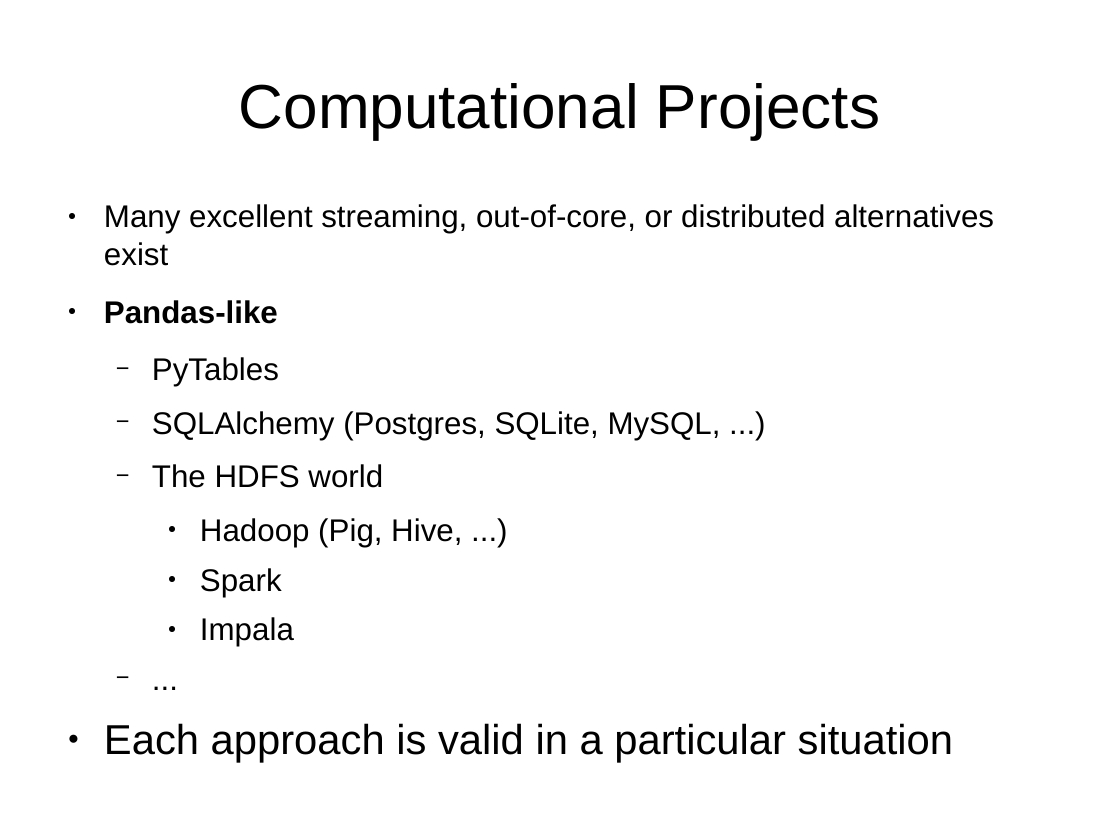
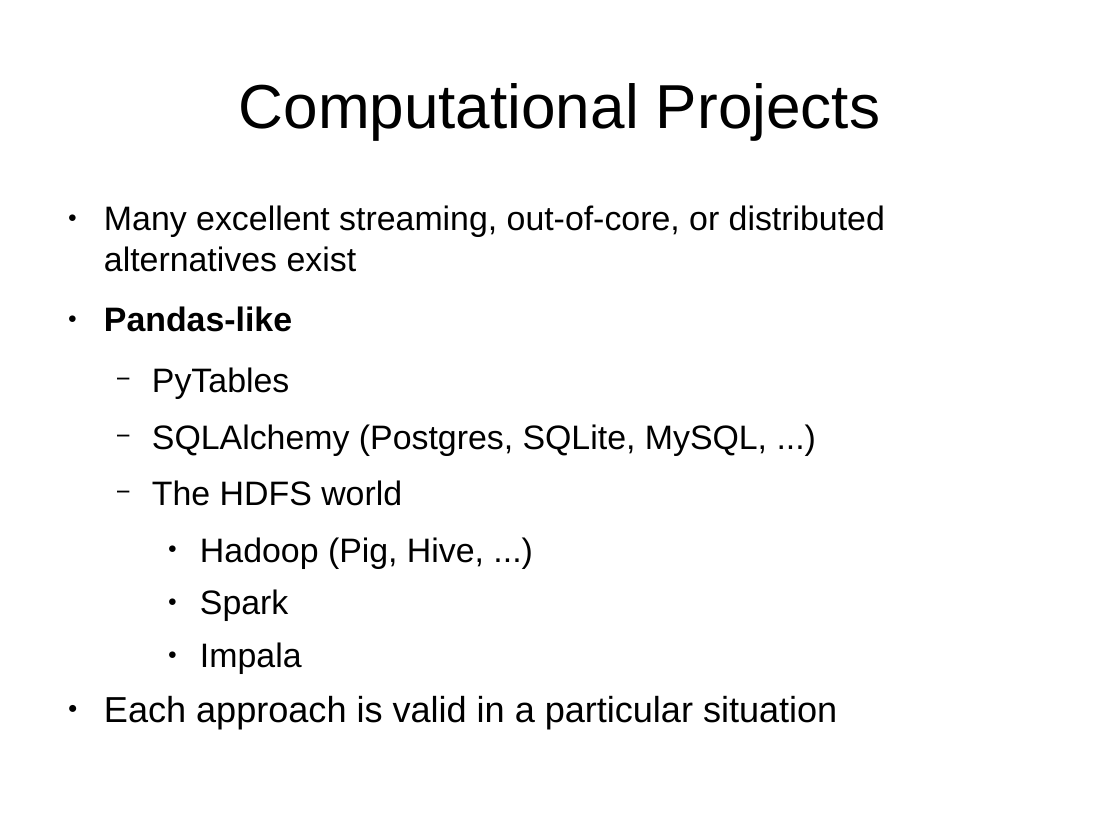
Before and after one commit to mrocklin/blaze-scipy-2014, a slide deck: slide 6 of SciPy2014Blaze.odp. Drawn at 1120x840 pixels with LibreOffice and Linux fonts; fonts in the diff are those of the drawing; background and template pictures are left out. Boxes give left, top, right and bottom in pixels: in the first picture for what was removed or moved away, otherwise in the second. Text is boxed around its words. In the diff, an @@ line names an element or a change of style, - is before the commit and + after.

```diff
--- a/SciPy2014Blaze.odp
+++ b/SciPy2014Blaze.odp
@@ text at (104, 205, 885, 729): paragraph removed @@
-  − ...
@@ text "Many excellent streaming, out-of-core, or ..." at (104, 205, 885, 729): size 22.2 to 24 pt in "Many excellent streaming, out-of-core, or distributed altern ...", "Pandas-like", "PyTables", "SQLAlchemy (Postgres, SQLite, MySQL, ...)" and 4 more places; size 29.6 to 25.6 pt in "Each approach is valid in a particular ..." @@
```
Also in this commit, not shown: 6 other slides changed, 1 slide added, 1 slide removed.
